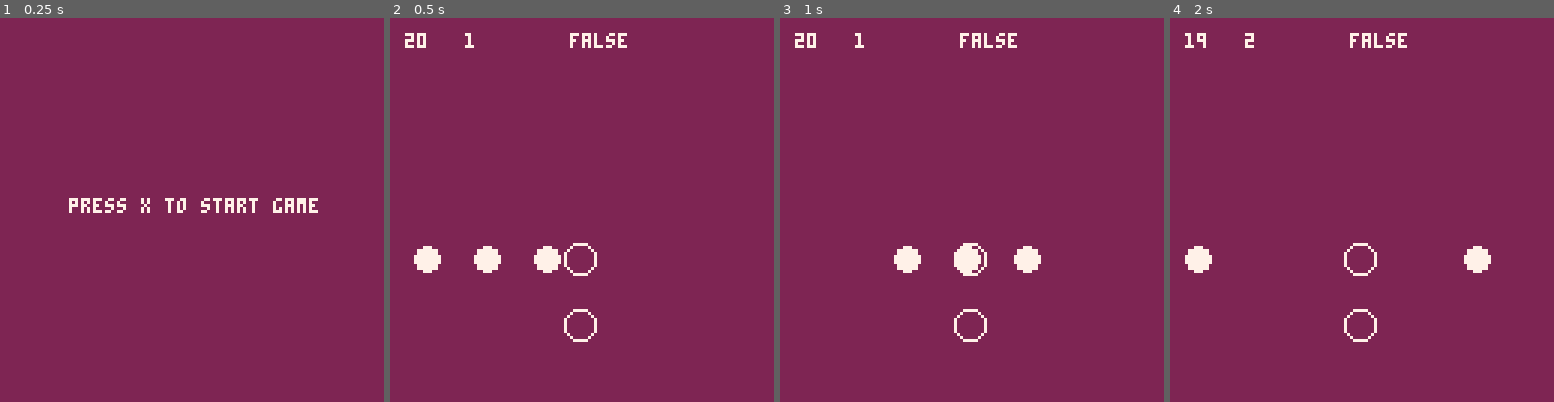
Above: before the commit, frames 1-4 (left to right).
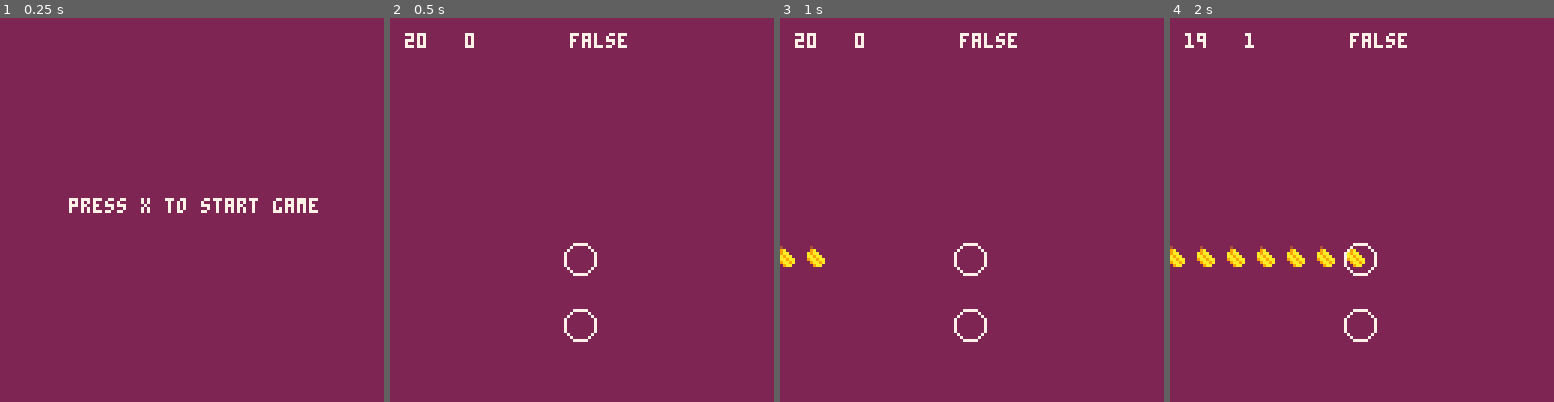
Above: after the commit, the same moments.

Repository: Dropboy/musical_fruit
Game: PICO-8 cartridge musical_fruit.p8
Two runs of this game, one before a commit and one after it. Both use one fixed random seed, a clock stepped at 60 frames per second and the inputs below.
Inputs:
- Up to frame 1 (0.25 s): no input
- Up to frame 2 (0.5 s): tap X (X key) at 0.33 s
- Up to frame 3 (1 s): no input
- Up to frame 4 (2 s): tap X (X key) at 1.07, 1.85 s

Frame 1 is identical in both runs. In frame 2, 1.2% of the frame differs, in the area x 6-45%, y 3-67%; in frame 3, 1.4%; in frame 4, 1.7%, in the area x 0-84%, y 3-67%.

Commit message:
Beginning sprite and music work
A little fine tuning of the first beat 'fruit' art and some exploration into background music

Diff:
--- a/musical_fruit.p8
+++ b/musical_fruit.p8
@@ -7,7 +7,7 @@
 
 buttpress = false
 
-level = "bxbxbxbxbxbx"
+level = "bbbbbbbb"
 
 function _init()
  music(0)
@@ -35,22 +35,19 @@
  beat_x={}
  beat_y={}
  beat_v={}
- beat_c={}
+ beat_s={}
 
  j = 0
 
   for i = 1,8 do
-
    j+=1
-
    chr=sub(lvl,i,i)
-
    if chr == "b" then
     last = "b"
-    add(beat_x, 4 + ( (j-1) % 11 ) * (beat.w + 2 ) )
-    add(beat_y, 80 + flr ( (j-1) / 11 ) * ( beat.h + 2 ) )
+    add(beat_x, ( (j-1) + -10 ) * ( beat.w + 2 ) )
+    add(beat_y, 76 + flr ( (j-1) / 11 ) * ( beat.h + 2 ) )
     add(beat_v, true)
-    add(beat_c, 7)
+    add(beat_s, 1)
    end
   end
 end
@@ -115,13 +112,13 @@
  -- draw beats
  for i=1,#beat_x do
   if beat_v[i] == true then
-   circfill(beat_x[i],beat_y[i],beat.r,beat_c[1])
+  spr(beat_s[i],beat_x[i],beat_y[i],beat_x[i]+beat.h,beat_x[i]+beat.w)
+   spr(n,x,y,w,h,flip_x,flip_y)
    if beat_x[i] > 128 then
     beat_x[i] = -4
    end
    if beat_x[i] >= 60 and beat_x[i] <= 70 and btn(❎) then
     beat_v[i] = false
-    beat_c[i] = 8
     score += 1
    end
   end
@@ -140,13 +137,16 @@
  print("game over",45,60,7)
 end
 __gfx__
-00000000000000000000000000000000000000000000000000000000000000000000000000000000000000000000000000000000000000000000000000000000
-00000000000000000000000000000000000000000000000000000000000000000000000000000000000000000000000000000000000000000000000000000000
-00700700000000000000000000000000000000000000000000000000000000000000000000000000000000000000000000000000000000000000000000000000
-00077000000000000000000000000000000000000000000000000000000000000000000000000000000000000000000000000000000000000000000000000000
-00077000000000000000000000000000000000000000000000000000000000000000000000000000000000000000000000000000000000000000000000000000
-00700700000000000000000000000000000000000000000000000000000000000000000000000000000000000000000000000000000000000000000000000000
+00000000004200000000000000000000000000000000000000000000000000000000000000000000000000000000000000000000000000000000000000000000
+00000000009a00000000000000000000000000000000000000000000000000000000000000000000000000000000000000000000000000000000000000000000
+007007000a9aa0000000000000000000000000000000000000000000000000000000000000000000000000000000000000000000000000000000000000000000
+000770000aa9aa000000000000000000000000000000000000000000000000000000000000000000000000000000000000000000000000000000000000000000
+0007700009aa9aa00000000000000000000000000000000000000000000000000000000000000000000000000000000000000000000000000000000000000000
+00700700009aa9a00000000000000000000000000000000000000000000000000000000000000000000000000000000000000000000000000000000000000000
+000000000009aa000000000000000000000000000000000000000000000000000000000000000000000000000000000000000000000000000000000000000000
 
 
 
 
+
+
Not shown, changed: the music (__music__) section of musical_fruit.p8
Not shown, changed: the sound effects (__sfx__) section of musical_fruit.p8
